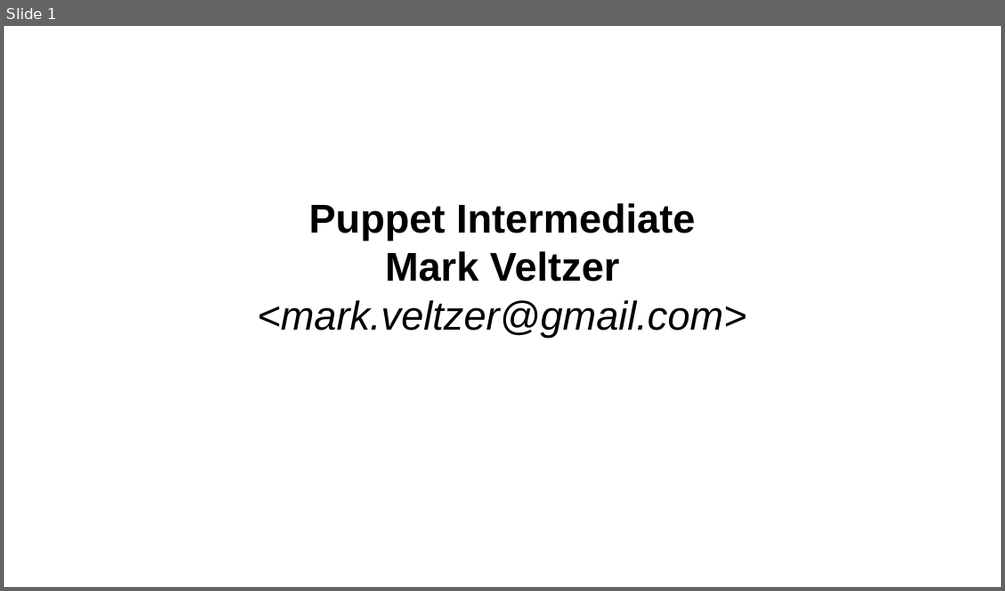
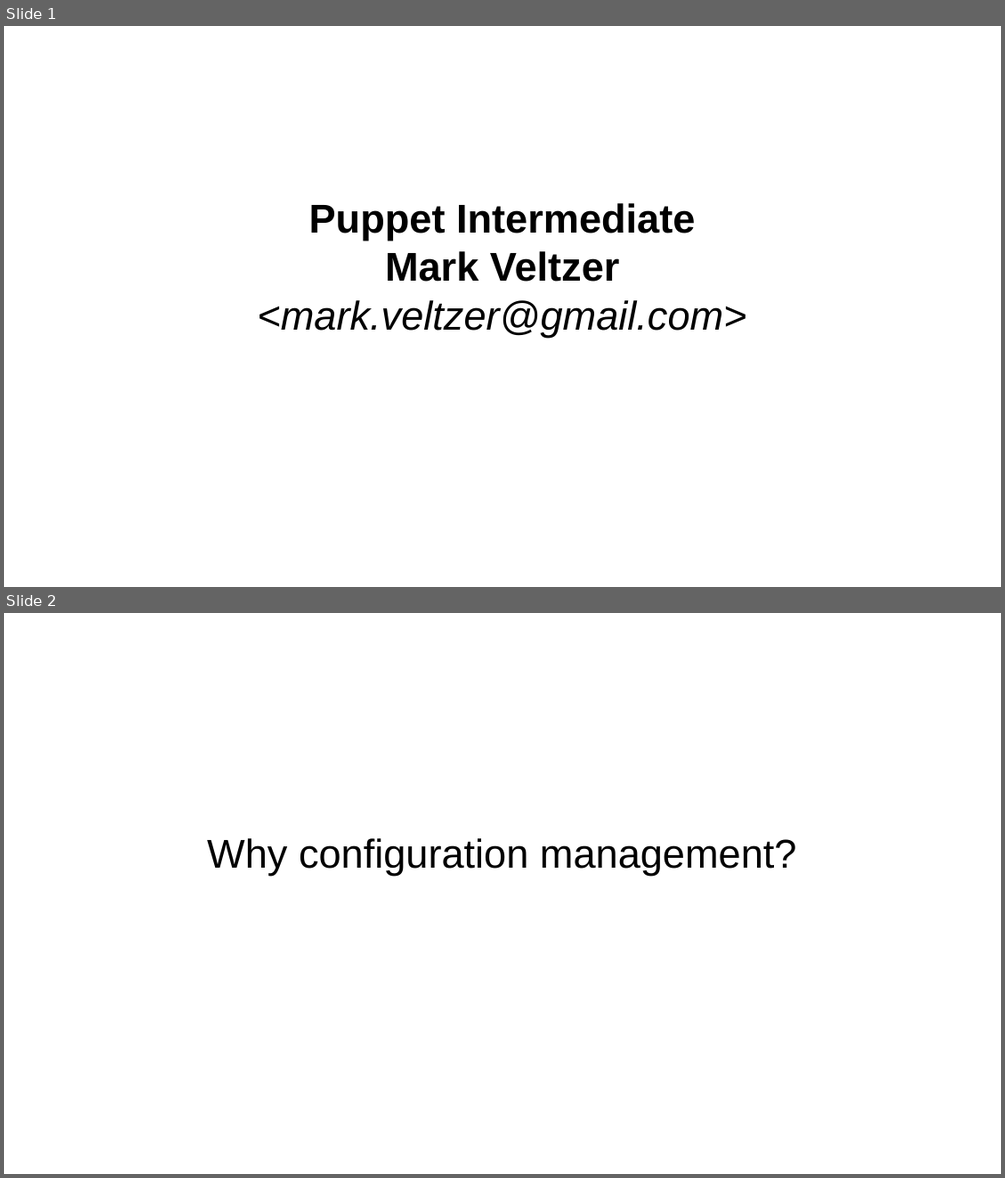
Before and after one commit to veltzer/teaching-puppet, a slide deck: slides.odp. Shown one above the other, each under a label of ours: slide 1 before the commit, slides 1 and 2 after it. The pictures are 1005x591 and 1005x1178 pixels, drawn with LibreOffice and Linux fonts; fonts in the diff are those of the drawing. Boxes give left, top, right and bottom in pixels: in the first picture for what was removed or moved away, otherwise in the second. Text is boxed around its words. In the diff, an @@ line names an element or a change of style, - is before the commit and + after.

```diff
--- a/slides.odp
+++ b/slides.odp
@@ slide 2 added at (4,613,1001,1174), background #FFFFFF @@
@@ subtitle added at (207,838,797,876), 32 pt, text #000000 @@
+Why configuration management?
```
Also in this commit, not shown: 1 slide changed, 19 other slides added, 11 other files.
